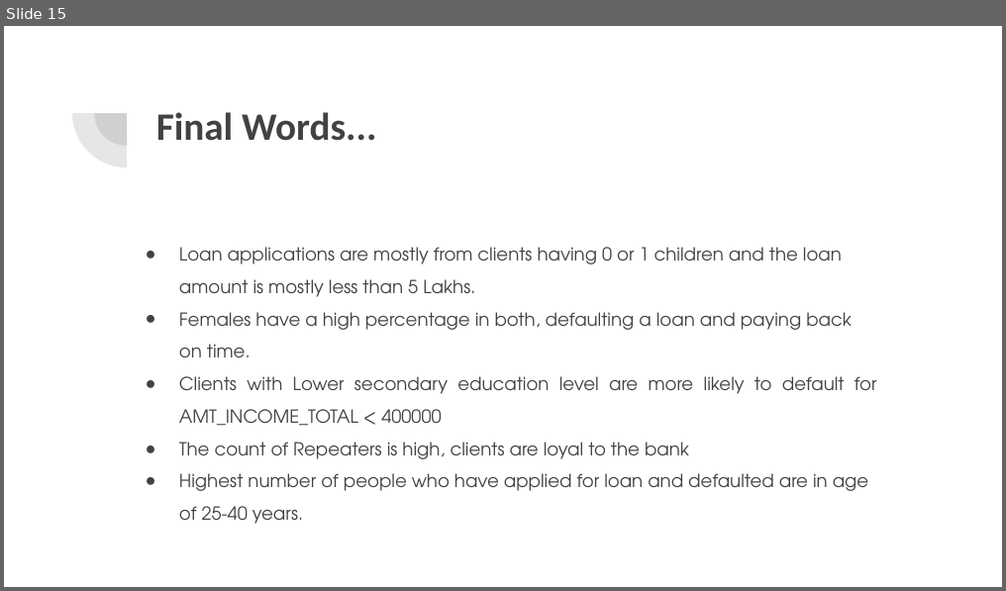
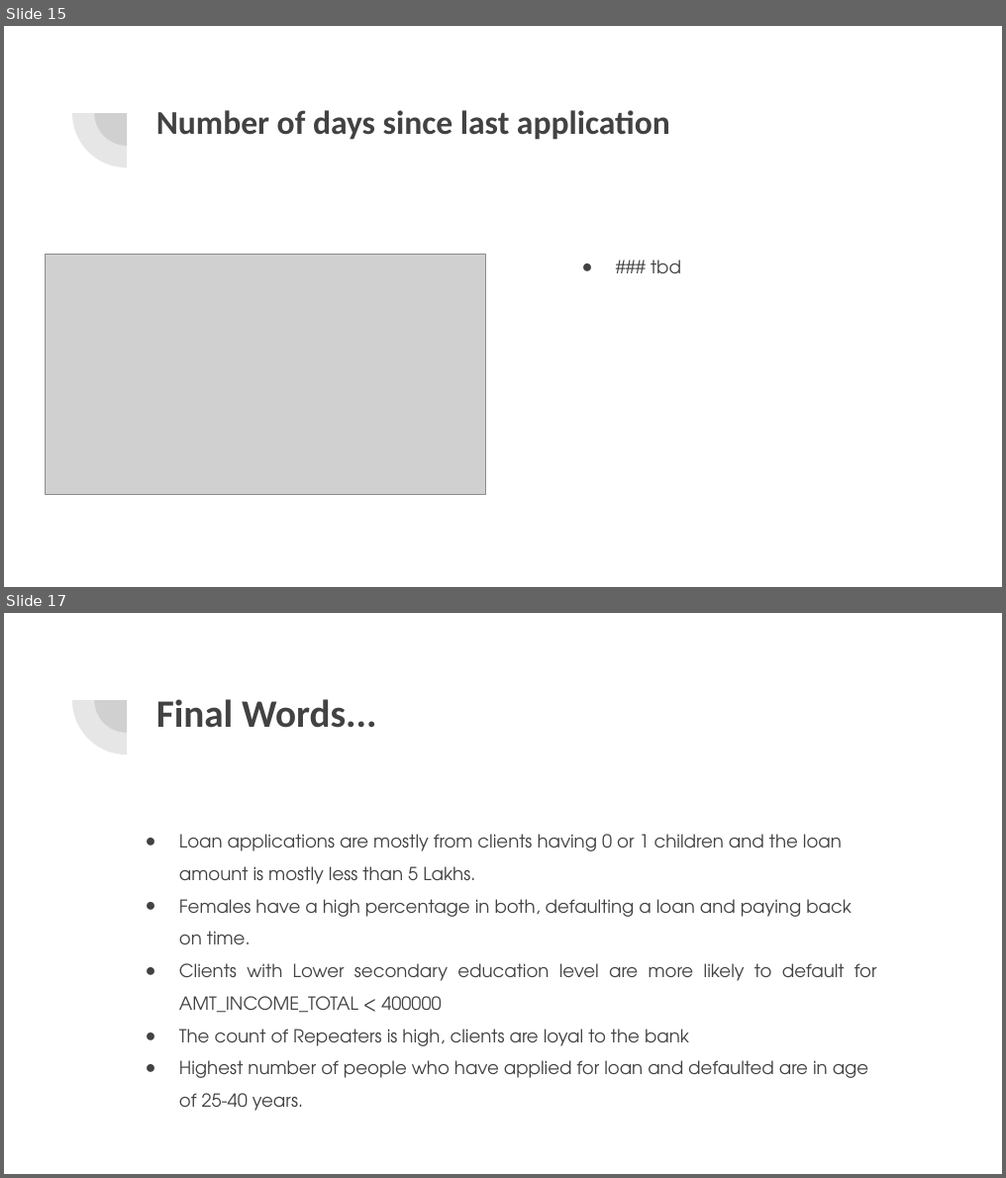
Before and after one commit to acamit/DataScience, a slide deck: Exploratory Data Analysis/Case Study/EDA Case Study -Bank Loan.pptx. Shown one above the other, each under a label of ours: slide 15 before the commit, slides 15 and 17 after it; the slides between them are not shown. The pictures are 1006x591 and 1006x1178 pixels, drawn with LibreOffice and Linux fonts; fonts in the diff are those of the drawing; grey boxes stand for pictures. Boxes give left, top, right and bottom in pixels: in the first picture for what was removed or moved away, otherwise in the second. Text is boxed around its words. In the diff, an @@ line names an element or a change of style, - is before the commit and + after.

```diff
--- a/Exploratory Data Analysis/Case Study/EDA Case Study -Bank Loan.pptx
+++ b/Exploratory Data Analysis/Case Study/EDA Case Study -Bank Loan.pptx
@@ slide 15 added at bbox=[4, 26, 1002, 587], background #FFFFFF; not listed: 2 template elements that a slide beside it also shows @@
@@ title added at bbox=[156, 110, 670, 140], 24 pt, text #424242, bold @@
+Number of days since last application
@@ picture added at bbox=[45, 255, 486, 495] @@
@@ text added at bbox=[650, 260, 681, 274], 13 pt, text #424242 @@
+● ### tbd
@@ what was slide 15 is now slide 17 @@
```
Also in this commit, not shown: 13 slides changed, 1 other slide added, 1 other file.
